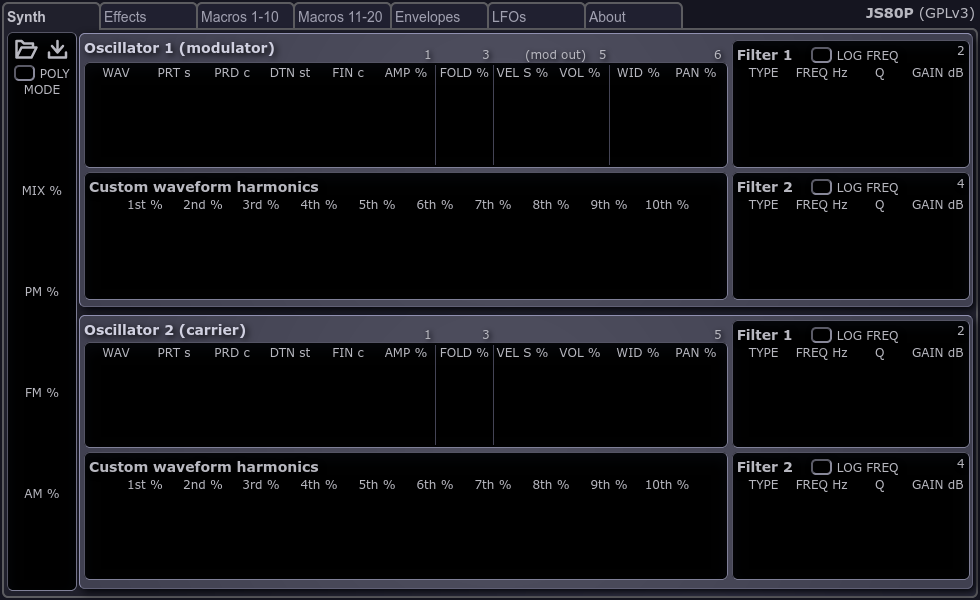
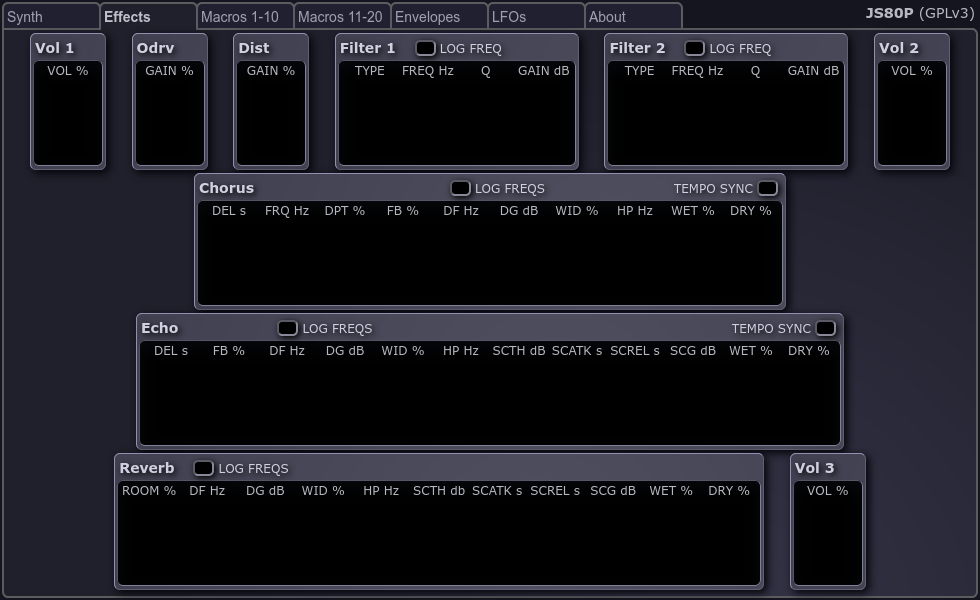
Layer changes from the first 980px x 600px image to the second:
painted on "synth" over box(4, 4, 980, 598)
painted on "effects" over box(23, 26, 963, 598)
